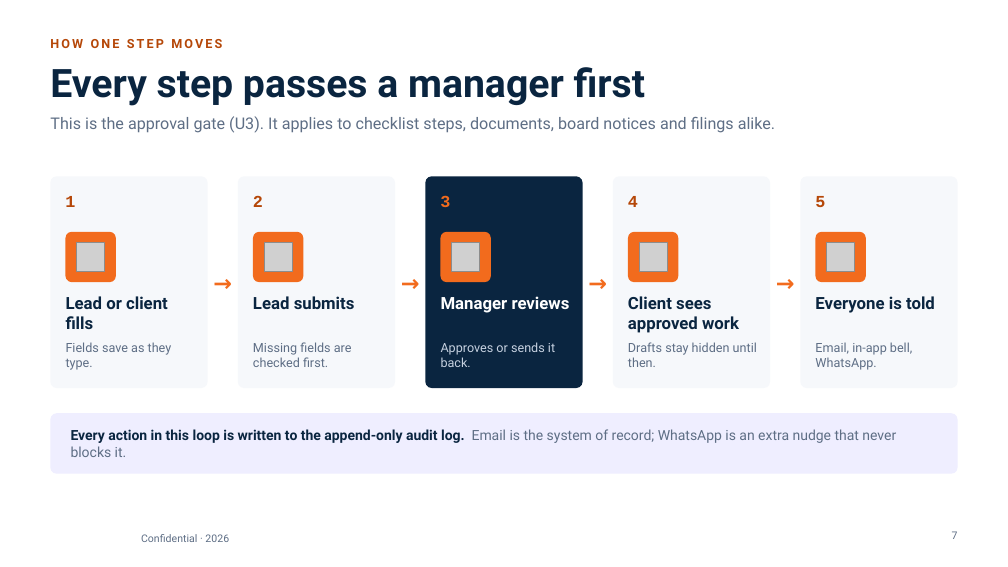
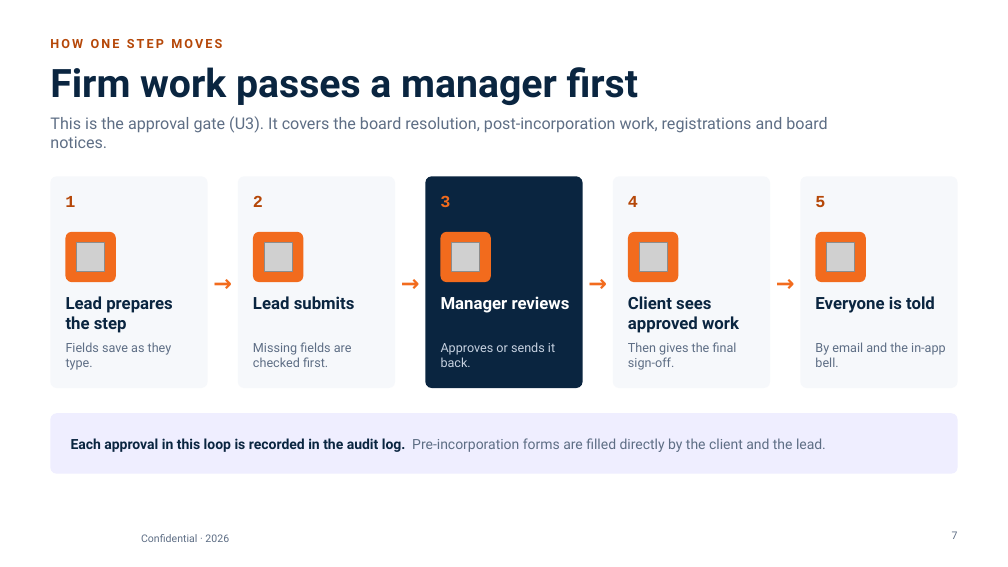
Before and after one commit to abdulfarhath7/vcfo_suite, a slide deck: slide 7 of docs/collateral/vcfo-suite/VCFO_Suite_Corporate_Deck.pptx. Drawn at 1008x567 pixels with LibreOffice and Linux fonts; fonts in the diff are those of the drawing; grey boxes stand for pictures; background and template pictures are left out. Boxes give left, top, right and bottom in pixels: in the first picture for what was removed or moved away, otherwise in the second. Text is boxed around its words. In the diff, an @@ line names an element or a change of style, - is before the commit and + after.

```diff
--- a/docs/collateral/vcfo-suite/VCFO_Suite_Corporate_Deck.pptx
+++ b/docs/collateral/vcfo-suite/VCFO_Suite_Corporate_Deck.pptx
@@ title at [50,67,638,105]: text changed @@
-Every step passes a manager first
+Firm work passes a manager first
@@ text at [50,116,827,148]: text changed @@
-This is the approval gate (U3). It applies to checklist steps, documents, board notices and filings alike.
+This is the approval gate (U3). It covers the board resolution, post-incorporation work, registrations and board notices.
@@ text at [66,296,173,333]: text changed @@
-Lead or client fills
+Lead prepares the step
@@ text at [628,342,737,370]: text changed @@
-Drafts stay hidden until then.
+Then gives the final sign-off.
@@ text at [815,342,946,367]: text changed @@
-Email, in-app bell, WhatsApp.
+By email and the in-app bell.
@@ text at [71,438,826,452]: text changed @@
-Every action in this loop is written to the append-only audit log. Email is the system of record; WhatsApp is an extra nudge that never blocks it.
+Each approval in this loop is recorded in the audit log. Pre-incorporation forms are filled directly by the client and the lead.
```
Also in this commit, not shown: 10 other slides changed, 10 other files.
